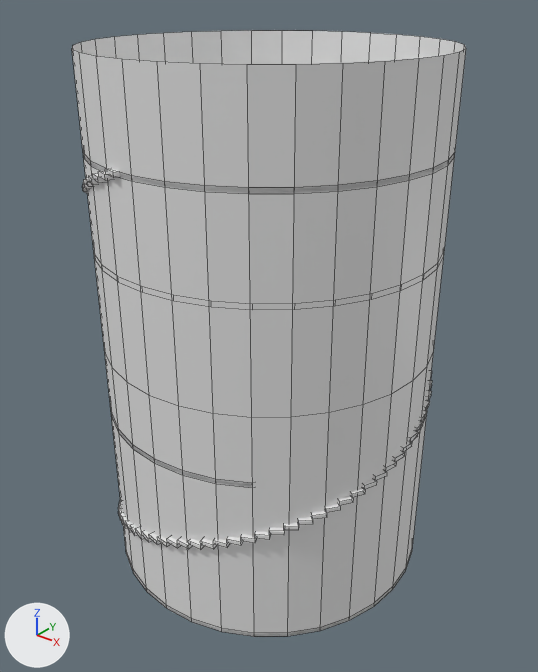
Two versions of the Blender file Assets/best_lighthouse_so_far.blend, one commit apart.
One viewpoint serves both versions: a 50 mm lens placed at (28.5, -35.6, 38.2), pointed at (0.3, -0.4, 16.3). The axes (+X, +Y, +Z) are drawn at lower left. The lights are the same throughout. Mesh edges are drawn as thin lines. The same objects are shown in both versions, whatever each file hides.

In view in the first picture: 'Cube', 'Floor_3_bot', 'main_building', 'sealing'.
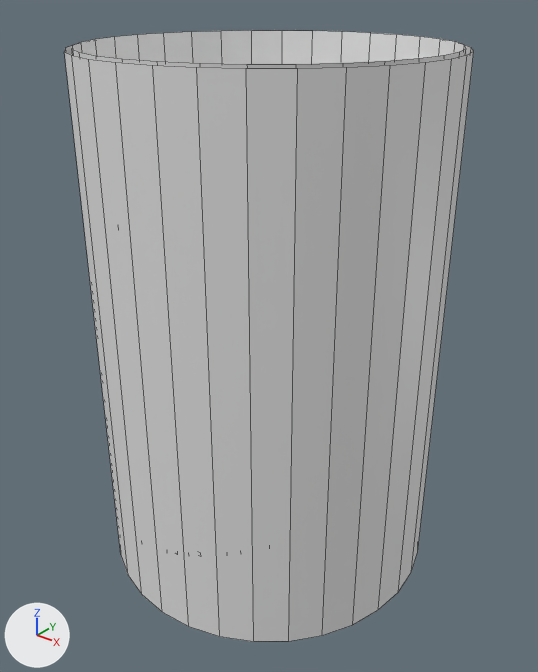
Where the newer file only moved an object's origin or applied its transform, the numbers keep the older frame.

Where the change shows, as pixel boxes [x1, y1, x2, y2] in the pictures (538 x 672 px):
```json
{"object": "main_building", "change": "reshaped", "before": [72, 30, 466, 637], "after": [64, 30, 474, 642]}
{"object": "Cube", "change": "reshaped, modifiers changed", "before": [83, 168, 432, 550], "on screen": "not visible afterwards"}
{"part": 1, "of": "me_circle", "change": "added", "after": [64, 45, 474, 642]}
```

The change, as JSON lines over the scene's bpy script:
```json
{"block": "me_circle", "where": "# used by ob_main_building; location = (0.0, 0.0, 0.0); scale = (11.0, 11.0, 11.0)"}
{"op": "remove", "block": "me_circle", "code": "me_circle.from_pydata(...)  # 96 vertices, 64 faces; spans x -1.0..1.0, y -1.0..1.0, z 0.0..3.16"}
{"op": "add", "block": "me_circle", "code": "me_circle.from_pydata(...)  # 164 vertices, 98 faces; spans x -1.04..1.04, y -1.04..1.04, z 0.0..3.16"}
{"block": "me_circle", "change": "me_circle part 1: a new loose piece of 68 vertices spanning x -1.04..1.04, y -1.04..1.04, z 0.0..3.15"}
{"block": "me_cube_001", "where": "me_cube_001.from_pydata(...)  # 8 vertices, 6 faces; spans x -1.0..1.02, y -1.23..-0.34, z 0.11..0.39"}
{"block": "me_cube_001", "where": "# used by ob_cube; location = (-9.88, 0.0, 0.0); rotation_euler = (0.0, 0.0, -0.0774), in degrees (0, 0, -4.4)"}
{"block": "me_cube_001", "change": "me_cube_001 part 2"}
{"op": "set", "path": "me_cube_001.vertices[0].co", "old": "(-0.98, -1.23, 0.11)", "new": "(-0.98, -1.23, 0.13)"}
{"op": "set", "path": "me_cube_001.vertices[1].co", "old": "(-0.98, -1.23, 0.39)", "new": "(-0.98, -1.23, 0.41)"}
{"op": "set", "path": "me_cube_001.vertices[2].co", "old": "(-1.0, -0.34, 0.11)", "new": "(-1.0, -0.31, 0.13)"}
{"op": "set", "path": "me_cube_001.vertices[3].co", "old": "(-1.0, -0.34, 0.39)", "new": "(-1.0, -0.31, 0.41)"}
{"op": "set", "path": "me_cube_001.vertices[4].co", "old": "(1.02, -1.23, 0.11)", "new": "(2.25, -1.24, 0.13)"}
{"op": "set", "path": "me_cube_001.vertices[5].co", "old": "(1.02, -1.23, 0.39)", "new": "(2.25, -1.24, 0.41)"}
{"op": "set", "path": "me_cube_001.vertices[6].co", "old": "(1.0, -0.34, 0.11)", "new": "(2.23, -0.31, 0.13)"}
{"op": "set", "path": "me_cube_001.vertices[7].co", "old": "(1.0, -0.34, 0.39)", "new": "(2.23, -0.31, 0.41)"}
{"block": "ob_cube", "where": "_m = ob_cube.modifiers.new('Array', 'ARRAY')"}
{"op": "set", "path": "_m.relative_offset_displace", "old": "(0.0, -0.82, 0.0)", "new": "(0.0, -0.79, -0.1)"}
```
